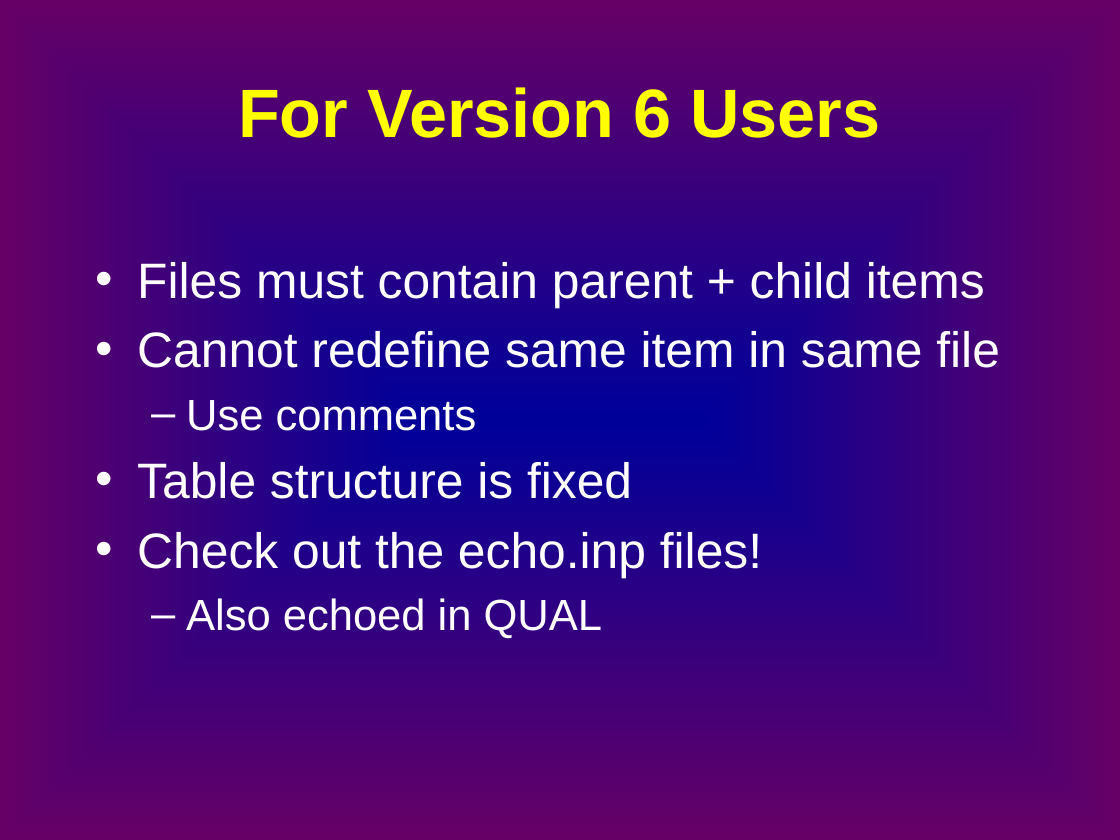
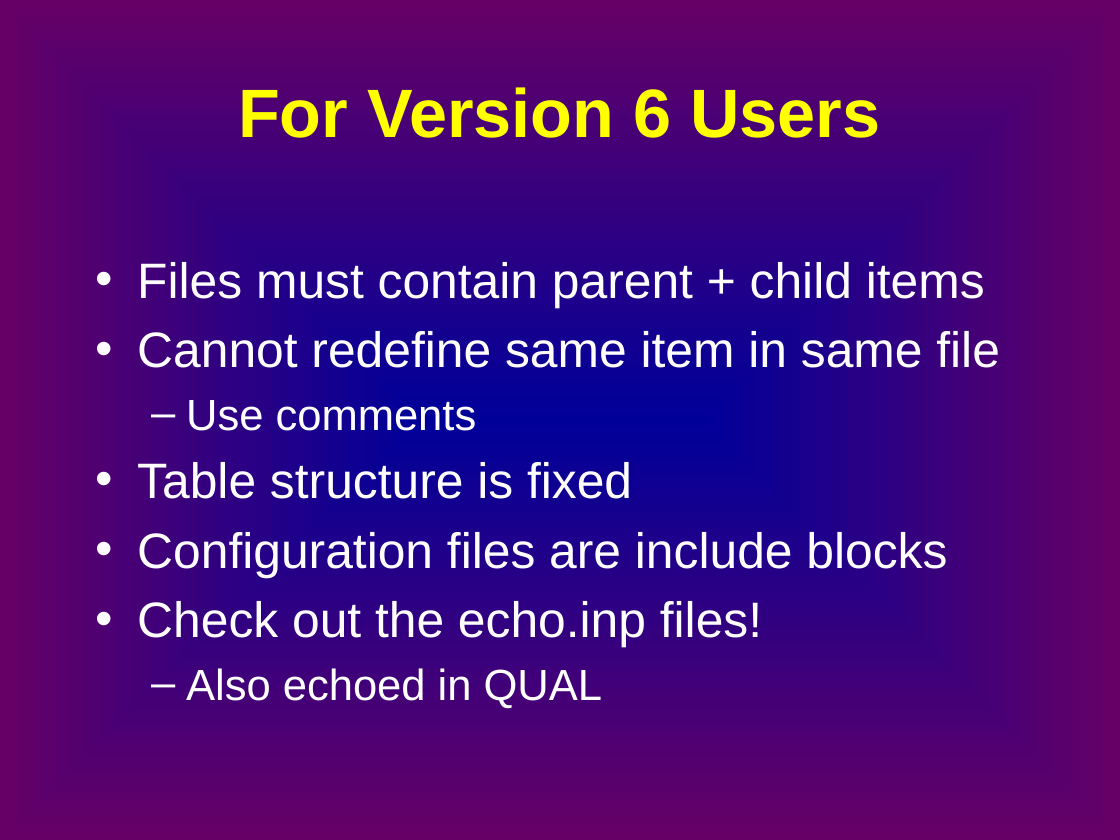
Before and after one commit to CADWRDeltaModeling/dsm2, a slide deck: slide 13 of dsm2/presentations/p3b_input.pptx (slide 11 before the commit). Drawn at 1120x840 pixels with LibreOffice and Linux fonts; fonts in the diff are those of the drawing. Boxes give left, top, right and bottom in pixels: in the first picture for what was removed or moved away, otherwise in the second. Text is boxed around its words. In the diff, an @@ line names an element or a change of style, - is before the commit and + after.

Commit message:
Added config file section

Former-commit-id: dcf2ba8d142b1a4d291f2e498cdf00d09b5e6d9c

```diff
--- a/dsm2/presentations/p3b_input.pptx
+++ b/dsm2/presentations/p3b_input.pptx
@@ text at (x1=137, y1=532, x2=947, y2=578): paragraph added @@
+• Configuration files are include blocks
```
Also in this commit, not shown: 2 slides added, 1 slide removed.
